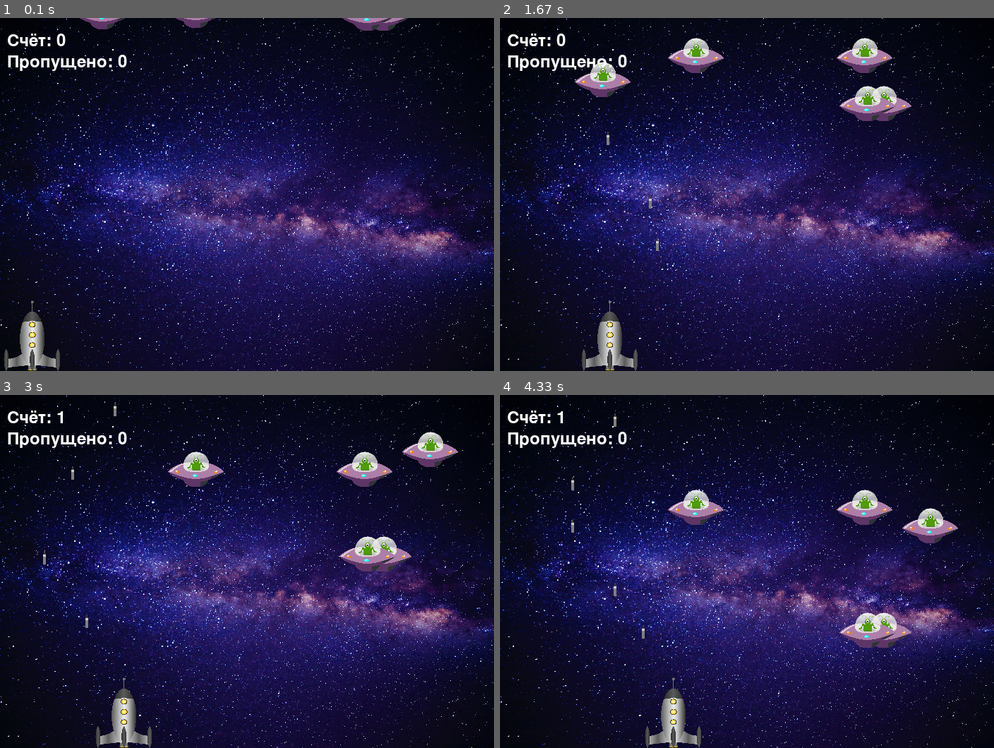
Above: before the commit, frames 1-4 (two rows, left to right).
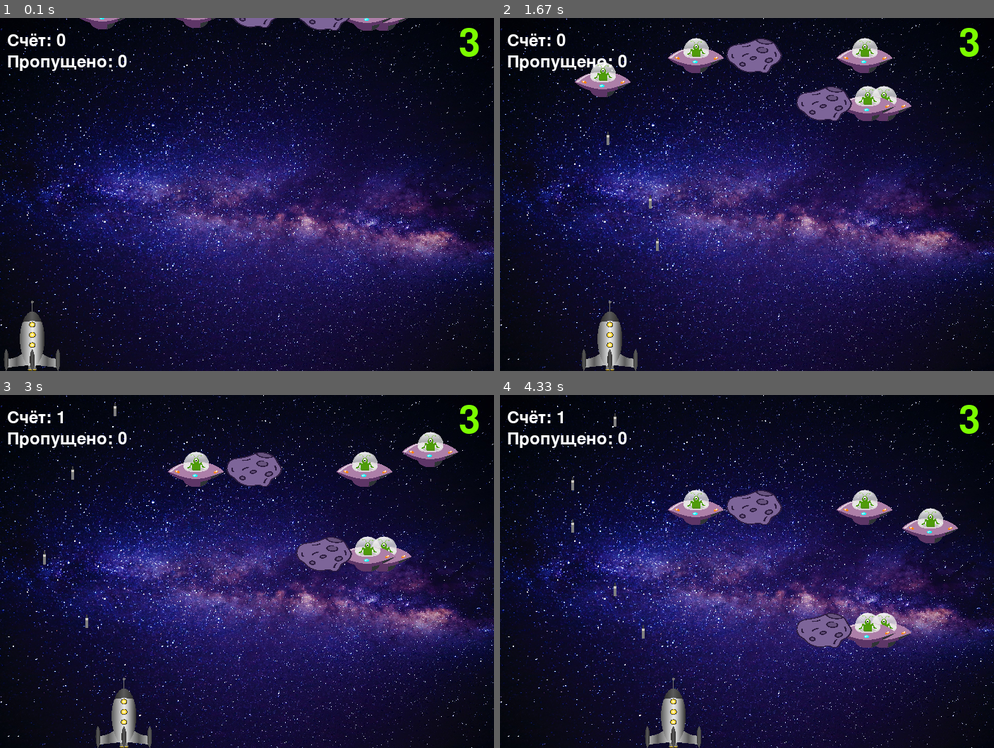
Above: after the commit, the same moments.

Repository: DimsDmitry/Group11-40
Game: pygame game, started from m5_pygame/shooter/shooter_game.py
The game is run twice, just before and just after one commit, with the same random seed, the same clock (stepped at 60 frames per second) and the same inputs.
Inputs:
- Up to frame 1 (0.1 s): no input
- Up to frame 2 (1.67 s): hold Right 0.33-0.8 s; hold Right 0.83-1.3 s; tap Space at 0.9, 1.2, 1.4 s; hold Left from 1.33 s (still down)
- Up to frame 3 (3 s): tap Space at 1.7, 1.97, 2.4, 2.7 s; release Left at 1.87 s; hold Left 1.9-2.3 s; hold Right 2.33-2.97 s
- Up to frame 4 (4.33 s): hold Left 3-3.47 s; tap Space at 3.07, 3.37, 3.57, 3.87, 4.07 s; hold Right 3.5-3.97 s; hold Right from 4 s (still down)

The runs differ from the first frame. In frame 1, 0.6% of the frame differs, in the area x 47-97%, y 0-11%; in frame 2, 1.8%, in the area x 45-97%, y 2-30%; in frame 3, 1.7%; in frame 4, 1.8%.

Commit message:
22.09.2024

Diff:
--- a/m5_pygame/shooter/shooter_game.py
+++ b/m5_pygame/shooter/shooter_game.py
@@ -5,6 +5,7 @@
 lost = 0  # пропущено кораблей
 goal = 30  # количество сбить, которое нужно сбить
 max_lost = 3  # количество сбить, которое можно пропустить
+life = 3  # количество очков здоровья
 
 
 class GameSprite(sprite.Sprite):
@@ -57,6 +58,18 @@
             lost += 1
 
 
+class Asteroid(GameSprite):
+    """класс-наследник GameSprite, для создания астероида"""
+
+    def update(self):
+        """автоматическое перемещение вниз по карте"""
+        self.rect.y += self.speed
+        # исчезает, если дойдёт до края экрана
+        if self.rect.y > win_height:
+            self.rect.x = randint(80, win_width - 80)
+            self.rect.y = 0
+
+
 class Bullet(GameSprite):
     """класс-наследник GameSprite, для создания пули"""
 
@@ -87,6 +100,7 @@
 img_hero = 'rocket.png'
 img_enemy = 'ufo.png'
 imb_bullet = 'bullet.png'
+img_asteroid = 'asteroid.png'
 
 # окно игры
 win_width = 700
@@ -98,12 +112,19 @@
 
 # создаём спрайты
 ship = Player(img_hero, 5, win_height - 100, 80, 100, 10)
+# враги
 monsters = sprite.Group()
 for i in range(5):
     monster = Enemy(img_enemy, randint(80, win_width - 80), -40, 80, 50, randint(1, 5))
     monsters.add(monster)
-
+# пули
 bullets = sprite.Group()
+
+# астероиды
+asteroids = sprite.Group()
+for i in range(2):
+    asteroid = Asteroid(img_asteroid, randint(30, win_width - 30), -40, 80, 50, randint(1, 7))
+    asteroids.add(asteroid)
 
 # игровой цикл
 finish = False  # вспомогательная переменная
@@ -134,11 +155,15 @@
         # отрисовываем спрайты, воспроизводим их движение
         ship.update()
         ship.reset()
+
         monsters.update()
         monsters.draw(window)
+
         bullets.update()
         bullets.draw(window)
 
+        asteroids.update()
+        asteroids.draw(window)
         # обработка столкновения пули и противника
         collides = sprite.groupcollide(monsters, bullets, True, True)
         for c in collides:
@@ -146,8 +171,14 @@
             monster = Enemy(img_enemy, randint(80, win_width - 80), -40, 80, 50, randint(1, 5))
             monsters.add(monster)
 
-        # поражение - пропустили слишком много противников, или герой столкнулся с врагом
-        if lost >= max_lost or sprite.spritecollide(ship, monsters, False):
+        # если спрайт коснулся врага, уменьшаем очки здоровья
+        if sprite.spritecollide(ship, monsters, False) or sprite.spritecollide(ship, asteroids, False):
+            sprite.spritecollide(ship, monsters, True)
+            sprite.spritecollide(ship, asteroids, True)
+            life -= 1
+
+        # поражение - пропустили слишком много противников, или потеряли все очки здоровья
+        if lost >= max_lost or life == 0:
             # проиграли, ставим фон и отключаем управление спрайтами
             finish = True
             window.blit(lose, (200, 200))
@@ -157,5 +188,16 @@
             finish = True
             window.blit(win, (200, 200))
 
+        # отображаем текст с количеством здоровья, цвет очков здоровья разный в зависимости от значения
+        if life == 3:
+            life_color = 'lawngreen'
+        if life == 2:
+            life_color = 'gold'
+        if life == 1:
+            life_color = 'red'
+
+        text_life = font1.render(str(life), 1, life_color)
+        window.blit(text_life, (650, 10))
+
         display.update()
     time.delay(50)
